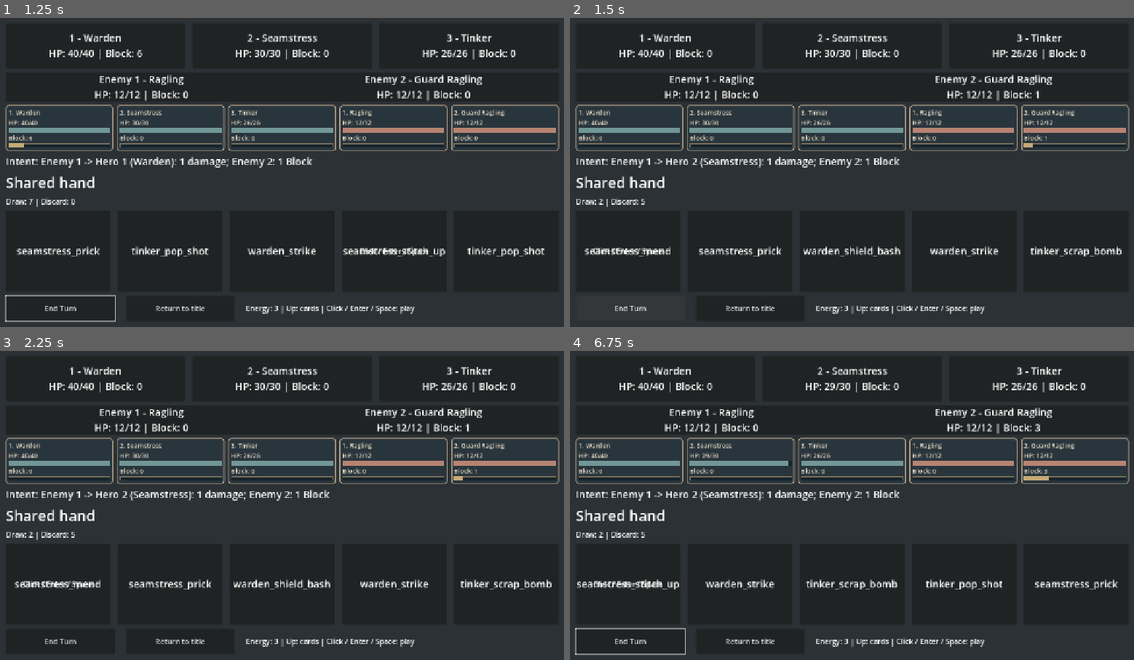
Above: before the commit, frames 1-4 (two rows, left to right).
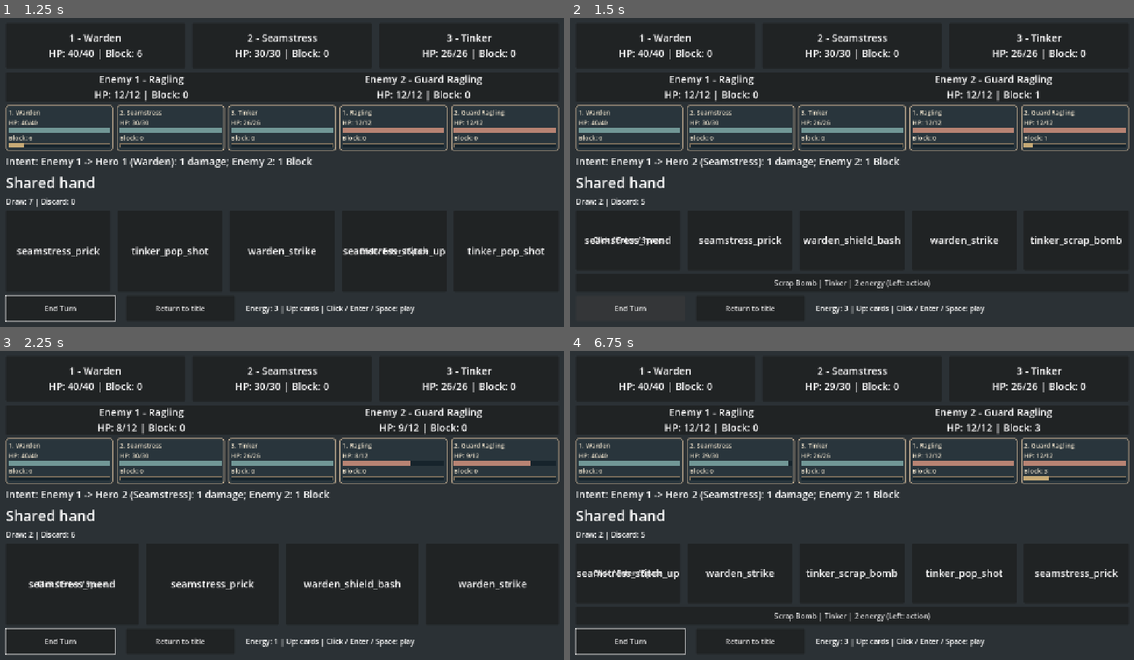
Above: after the commit, the same moments.

Repository: jcoev123-jpg/PatchworkPioneers
Game: Godot game, scene res://scenes/app.tscn
Same seed, same stepped clock (60 frames per second), same inputs: the game is played once before the commit and once after it.
Inputs (mouse positions are in pixels of both pictures, inside the frame that each line leads up to):
- Up to frame 1 (1.25 s): click "Start run" at 0.5 s
- Up to frame 2 (1.5 s): click "End Turn" at 1.25 s
- Up to frame 3 (2.25 s): click (282, 616) at 2 s, where only the run after the commit has a clickable "Scrap Bomb | Tinker | 2 energ…"
- Up to frame 4 (6.75 s): click "Return to title" at 2.75 s; click "Start run" at 3.5 s; tap Enter (ui_accept) at 4.25, 4.52, 5, 5.27, 6.5 s; move the mouse to (981, 490) at 4.27 s; hold Up 4.28-5.03 s; tap Tab at 4.35, 5.3, 5.85 s; click (981, 490) at 4.42 s; tap Space at 4.55, 5.1, 6.6 s; move the mouse to (733, 520) at 5.02 s; hold Left 5.03-5.78 s; click (733, 520) at 5.17 s; move the mouse to (908, 434) at 5.77 s; hold Up from 5.78 s (still down); click (908, 434) at 5.92 s; move the mouse to (823, 570) at 6.52 s; click (823, 570) at 6.67 s

Frame 1 is identical in both runs. In frame 2, 2.6% of the frame differs, in the area x 2-98%, y 70-88%; in frame 3, 2.5%; in frame 4, 2.6%.

Commit message:
Patchwork Pioneers cycle 019: Play Scrap Bomb from the live shared hand
Accepted by relay v2 (Claude final review, tests green).

Diff:
--- a/scenes/app.tscn
+++ b/scenes/app.tscn
@@ -1,9 +1,10 @@
-[gd_scene load_steps=5 format=3]
+[gd_scene load_steps=6 format=3]
 
 [ext_resource type="Script" path="res://scripts/app.gd" id="1"]
 [ext_resource type="Script" path="res://scripts/live_enemy_roster.gd" id="2"]
 [ext_resource type="Script" path="res://scripts/live_support_hand.gd" id="3"]
 [ext_resource type="Script" path="res://scripts/live_combat_meters.gd" id="4"]
+[ext_resource type="Script" path="res://scripts/live_area_attack_action.gd" id="5"]
 
 [node name="App" type="Control"]
 layout_mode = 3
@@ -22,3 +23,6 @@
 
 [node name="LiveCombatMeters" type="Node" parent="."]
 script = ExtResource("4")
+
+[node name="LiveAreaAttackAction" type="Node" parent="."]
+script = ExtResource("5")
--- /dev/null
+++ b/scripts/live_area_attack_action.gd
@@ -0,0 +1,125 @@
+extends Node
+## Presentation and session guards only; CombatAreaAttacks owns the transaction.
+
+var button: Button
+var _battle: Control
+var _deck: CombatDeck
+var _party: CombatParty
+var _enemies: CombatEnemies
+var _result: CombatBattleResult
+var _rng: RandomNumberGenerator
+var _token := 0
+var _queued := false
+var _callback: Callable
+var _play := CombatAreaAttacks.new()
+
+
+func _ready() -> void:
+	get_parent().start_run_requested.connect(_sync_battle, CONNECT_DEFERRED)
+
+
+func _process(_delta: float) -> void:
+	_sync_battle()
+
+
+func _sync_battle() -> void:
+	var app = get_parent()
+	if app.deck == null or app.party == null or app.enemies == null or app.battle_result == null \
+			or not is_instance_valid(app.battle_view) or not app.deck.hand.has(CombatAreaAttacks.SCRAP_BOMB_ID):
+		_clear()
+		return
+	if _battle != app.battle_view or _deck != app.deck or _party != app.party \
+			or _enemies != app.enemies or _result != app.battle_result or _rng != app.run_rng:
+		_clear()
+		_battle = app.battle_view
+		_deck = app.deck
+		_party = app.party
+		_enemies = app.enemies
+		_result = app.battle_result
+		_rng = app.run_rng
+		_battle.tree_exiting.connect(_clear, CONNECT_ONE_SHOT)
+		button = Button.new()
+		button.name = "ScrapBombAction"
+		var definition := StarterCards.new().get_definition(CombatAreaAttacks.SCRAP_BOMB_ID)
+		button.text = "%s | Tinker | %d energy (Left: action)" % [definition.display_name, definition.cost]
+		button.custom_minimum_size = Vector2(0, 40)
+		# A separate row beside the actions avoids widening their existing energy readout.
+		var actions: Control = app.end_turn_button.get_parent()
+		var column := actions.get_parent()
+		column.add_child(button)
+		column.move_child(button, actions.get_index())
+		_callback = _on_pressed.bind(_token)
+		button.pressed.connect(_callback)
+		for control in [app.end_turn_button, app.return_button]:
+			control.focus_neighbor_left = control.get_path_to(button)
+		button.focus_neighbor_right = button.get_path_to(app.return_button)
+		button.focus_neighbor_bottom = button.get_path_to(app.end_turn_button)
+		button.focus_next = button.get_path_to(app.end_turn_button)
+		button.focus_previous = button.get_path_to(app.return_button)
+	button.disabled = _queued or not _eligible()
+
+
+func _eligible() -> bool:
+	var app = get_parent()
+	if not is_instance_valid(button) or not is_instance_valid(_battle):
+		return false
+	if app.battle_view != _battle or app.deck != _deck or app.party != _party \
+			or app.enemies != _enemies or app.battle_result != _result or app.run_rng != _rng:
+		return false
+	if not button.is_visible_in_tree() or not _battle.is_visible_in_tree() or not _battle.is_ancestor_of(button):
+		return false
+	if _result._party != _party or _result._enemies != _enemies or not _result.can_continue():
+		return false
+	if not _deck.turn_active or not _party.is_valid() or not _enemies.is_valid() \
+			or _party.is_defeated() or _enemies.is_victorious():
+		return false
+	var definition := StarterCards.new().get_definition(CombatAreaAttacks.SCRAP_BOMB_ID)
+	if not _deck.hand.has(definition.id) or _deck.energy < definition.cost:
+		return false
+	for hero in _party.get_heroes():
+		if hero.id == definition.owner:
+			return hero.hp > 0 and hero.position in definition.from_positions
+	return false
+
+
+func _on_pressed(token: int) -> void:
+	if token != _token or _queued or not is_instance_valid(button) or button.disabled or not _eligible():
+		return
+	_queued = true
+	button.disabled = true
+	# Hand controls may be freed by refresh, outside the GUI input dispatch.
+	_activate.call_deferred(token)
+
+
+func _activate(token: int) -> void:
+	if token != _token or not _queued:
+		return
+	_queued = false
+	if _eligible() and _play.play_scrap_bomb(_deck, _party, _enemies):
+		get_parent()._refresh_hand()
+		get_parent().end_turn_button.grab_focus()
+	_sync_battle()
+
+
+func _clear() -> void:
+	_token += 1
+	_queued = false
+	if is_instance_valid(_battle) and _battle.tree_exiting.is_connected(_clear):
+		_battle.tree_exiting.disconnect(_clear)
+	if is_instance_valid(button):
+		if button.pressed.is_connected(_callback):
+			button.pressed.disconnect(_callback)
+		var app = get_parent()
+		for control in [app.end_turn_button, app.return_button]:
+			if is_instance_valid(control):
+				control.focus_neighbor_left = NodePath()
+		button.get_parent().remove_child(button)
+		button.queue_free()
+	button = null
+	_callback = Callable()
+	_battle = null
+	_deck = null
+	_party = null
+	_enemies = null
+	_result = null
+	_rng = null
--- /dev/null
+++ b/tests/live_area_attack_action_test.gd
@@ -0,0 +1,313 @@
+extends SceneTree
+
+const ID := CombatAreaAttacks.SCRAP_BOMB_ID
+var failures: Array[String] = []
+var checks := 0
+var app
+var presenter
+
+
+func _initialize() -> void:
+	_run.call_deferred()
+
+
+func _check(condition: bool, message: String) -> void:
+	checks += 1
+	if not condition:
+		failures.append(message)
+
+
+func _frames() -> void:
+	for index in range(4):
+		await process_frame
+
+
+func _key(code: Key) -> void:
+	for pressed in [true, false]:
+		var event := InputEventKey.new()
+		event.keycode = code
+		event.pressed = pressed
+		root.push_input(event, true)
+	await _frames()
+
+
+func _mouse(control: Control) -> void:
+	var point := control.get_global_rect().get_center()
+	_check(Rect2(Vector2.ZERO, Vector2(root.size)).has_point(point), "mouse action lies in 1280x720 viewport")
+	var motion := InputEventMouseMotion.new()
+	motion.position = point
+	root.push_input(motion, true)
+	for pressed in [true, false]:
+		var event := InputEventMouseButton.new()
+		event.position = point
+		event.button_index = MOUSE_BUTTON_LEFT
+		event.pressed = pressed
+		root.push_input(event, true)
+	await _frames()
+
+
+func _state(deck: CombatDeck, party: CombatParty, enemies: CombatEnemies, rng: RandomNumberGenerator) -> Array:
+	return [deck.draw_pile.duplicate(), deck.hand.duplicate(), deck.discard_pile.duplicate(),
+		deck.energy, deck.turn_active, party.get_heroes(), enemies.get_enemies(), rng.seed, rng.state]
+
+
+func _live() -> Array:
+	return [_state(app.deck, app.party, app.enemies, app.run_rng), app.enemy_attacks.duplicate(true),
+		app.enemy_intents.get_intents(), app.enemy_intents._turn_index]
+
+
+func _start() -> bool:
+	app.start_button.pressed.emit()
+	await _frames()
+	if "--inject-missing-action" in OS.get_cmdline_user_args() and is_instance_valid(presenter.button):
+		presenter.button.free()
+	var valid: bool = app.deck != null and app.party != null and app.enemies != null \
+		and app.battle_result != null and is_instance_valid(presenter.button)
+	_check(valid, "real start mounts Scrap Bomb with complete real models")
+	if valid:
+		_check(app.deck.turn_active and app.deck.hand.has(ID) and app.deck.energy == 3
+			and not presenter.button.disabled and presenter.button.is_visible_in_tree(), "otherwise playable seeded hand")
+	return valid
+
+
+func _visible() -> void:
+	var ids: Array[String] = []
+	for panel in app.hand_view.get_children():
+		ids.append(panel.get_child(0).text)
+		if panel.get_child(0).text == ID:
+			_check(panel.gui_input.get_connections().is_empty(), "attack hand panel has no input handlers")
+	_check(ids == app.deck.hand, "visible hand matches actual hand")
+	_check(app.pile_label.text == "Draw: %d | Discard: %d" % [app.deck.draw_pile.size(), app.deck.discard_pile.size()], "visible piles refreshed")
+	var support = app.get_node("LiveSupportHand")
+	_check(is_instance_valid(support.energy_label) and support.energy_label.is_visible_in_tree()
+		and support.energy_label.text.begins_with("Energy: %d |" % app.deck.energy), "visible shared energy refreshed")
+	var meters = app.get_node("LiveCombatMeters")
+	_check(is_instance_valid(meters.row), "mounted combat meter row exists")
+	if is_instance_valid(meters.row):
+		if "--inject-wrong-meter" in OS.get_cmdline_user_args():
+			meters.row.get_child(0).hp_text.text = "wrong"
+		_check(meters.row.get_child_count() == 3 + app.enemies.get_enemies().size(), "all live actors have meters")
+		for meter in meters.row.get_children():
+			var index: int = meter.get_index()
+			var actor: Dictionary = app.party.get_hero(index + 1) if index < 3 else app.enemies.get_enemy(index - 2)
+			_check(meter.is_visible_in_tree() and meter.hp_text.text == "HP: %d/%d" % [actor.hp, actor.max_hp]
+				and meter.block_text.text == "Block: %d" % actor.block
+				and meter.hp_bar.value == actor.hp and meter.block_bar.value == actor.block, "visible HP/Block and bars match models")
+	_check(app.result_label.is_visible_in_tree() == app.battle_result.is_finished(), "visible result follows actual outcome")
+	if app.battle_result.is_finished():
+		_check(app.result_label.text == "Battle result: " + app.battle_result.get_outcome(), "result text matches outcome")
+
+
+func _run() -> void:
+	root.size = Vector2i(1280, 720)
+	var scene := load("res://scenes/app.tscn") as PackedScene
+	_check(scene != null, "real scene loads")
+	if scene == null:
+		_finish()
+		return
+	app = scene.instantiate()
+	root.add_child(app)
+	await _frames()
+	presenter = app.get_node("LiveAreaAttackAction")
+	_check(presenter.button == null, "title has no bomb control")
+	var cards: Array[String] = []
+	cards.assign(JSON.parse_string(FileAccess.get_file_as_string(app.STARTER_DECK_PATH)))
+	var chosen := -1
+	for candidate in range(100):
+		var rng := RandomNumberGenerator.new()
+		rng.seed = candidate
+		var deck := CombatDeck.new(cards, rng)
+		deck.start_turn()
+		if ID in deck.hand:
+			chosen = candidate
+			break
+	_check(chosen >= 0, "deterministic Scrap Bomb opening found")
+	if chosen < 0:
+		app.free()
+		_finish()
+		return
+	app.run_seed = chosen
+	var replay: Array = []
+	for mode in ["mouse", "enter", "space"]:
+		if not await _start():
+			app.free()
+			_finish()
+			return
+		_check(presenter.button.text.contains("Scrap Bomb") and presenter.button.text.contains("Tinker")
+			and presenter.button.text.contains("2 energy"), "visible name owner and authored cost")
+		_visible()
+		await _key(KEY_TAB)
+		_check(app.return_button.has_focus(), "End to Return Tab preserved")
+		await _key(KEY_TAB)
+		_check(app.end_turn_button.has_focus(), "Return to End Tab preserved")
+		await _key(KEY_LEFT)
+		_check(presenter.button.has_focus(), "Left reaches mounted action from End Turn")
+		var rng := RandomNumberGenerator.new()
+		rng.seed = chosen
+		var deck := CombatDeck.new(cards, rng)
+		_check(deck.start_turn(), "independent seeded deck starts")
+		var party := CombatParty.new(app._load_party_definitions())
+		CombatStartingBlock.new(party).apply()
+		var enemies := CombatEnemies.new(app._load_enemy_definitions())
+		_check(app.enemies.gain_block(1, 2) and enemies.gain_block(1, 2), "Block fixture")
+		_check(app.enemies.apply_damage(2, 9) and enemies.apply_damage(2, 9), "second enemy has three HP")
+		var before := _live()
+		_check(CombatAreaAttacks.new().play_scrap_bomb(deck, party, enemies), "scene-free resolver accepts same fixture")
+		seed(9123)
+		var expected_global := randi()
+		seed(9123)
+		if mode == "mouse":
+			await _mouse(presenter.button)
+		else:
+			await _key(KEY_ENTER if mode == "enter" else KEY_SPACE)
+		_check(randi() == expected_global, "live play never draws global RNG")
+		_check(_state(app.deck, app.party, app.enemies, app.run_rng) == _state(deck, party, enemies, rng), "complete state equals scene-free resolver")
+		_check(app.deck.energy == 1 and app.deck.discard_pile == [ID]
+			and app.deck.hand.size() == 4, "exact two energy and one discard")
+		_check(app.enemies.get_enemy(1).hp == 10 and app.enemies.get_enemy(1).block == 0
+			and app.enemies.get_enemy(2).hp == 0 and app.enemies.get_enemy(2).position == 2, "four damage Block first and slain slot retained")
+		_check(_live().slice(1) == before.slice(1), "intents and selector unchanged")
+		_check(presenter.button == null and app.battle_result.can_continue(), "spent card removes action; surviving enemy keeps fight active")
+		_visible()
+		if replay.is_empty():
+			replay = _live()
+		else:
+			_check(_live() == replay, "same-seed restart reproduces full mouse and keyboard result")
+		app.return_button.pressed.emit()
+		await _frames()
+	await _rejections()
+	# Final living target: the existing result observer closes the deck and UI.
+	if await _start():
+		_check(app.enemies.apply_damage(1, 12) and app.enemies.apply_damage(2, 8), "slain first slot and final enemy at four HP")
+		var before := _live()
+		var expected: Array = before[0].duplicate(true)
+		expected[3] = 0 # Existing result observer ends the player turn after victory.
+		expected[4] = false
+		expected[6][1].hp = 0
+		expected[1].erase(ID)
+		expected[2].append(ID)
+		expected[2].append_array(expected[1])
+		expected[1].clear()
+		await _mouse(presenter.button)
+		_check(_live()[0] == expected and _live().slice(1) == before.slice(1), "terminal play preserves slain slot, party, intents and RNG; closes remaining hand once")
+		_check(app.enemies.is_slain(1) and app.enemies.is_slain(2)
+			and app.battle_result.get_outcome() == CombatBattleResult.VICTORY
+			and not app.deck.turn_active and app.end_turn_button.disabled, "final enemy triggers live victory")
+		_visible()
+		app.return_button.pressed.emit()
+		await _frames()
+	await _stale()
+	app.free()
+	_finish()
+
+
+func _rejections() -> void:
+	for mode in ["energy", "downed", "position", "removed", "targets", "inactive", "terminal", "hidden", "identity", "deck_identity", "enemies_identity", "rng_identity", "result_identity"]:
+		if not await _start():
+			return
+		var callback: Callable = presenter._callback
+		var token: int = presenter._token
+		# Queue while valid, then invalidate before the deferred commit.
+		callback.call()
+		_check(presenter._queued, "valid callback queues actual activation: " + mode)
+		var original_party: CombatParty = app.party
+		var original_deck: CombatDeck = app.deck
+		var original_enemies: CombatEnemies = app.enemies
+		var original_rng: RandomNumberGenerator = app.run_rng
+		if mode == "energy":
+			_check(app.deck.try_spend_energy(3), "zero energy fixture")
+		elif mode == "downed":
+			_check(app.party.apply_damage(3, 26), "Tinker is downed")
+		elif mode == "position":
+			# Valid reordered roster with Tinker in disallowed front position.
+			var definitions: Array = app._load_party_definitions()
+			var first = definitions[0]
+			definitions[0] = definitions[2]
+			definitions[2] = first
+			var misplaced := CombatParty.new(definitions)
+			app.party._heroes = misplaced.get_heroes()
+			_check(app.party.is_valid() and app.party.get_hero(1).id == "tinker", "valid mispositioned owner")
+		elif mode == "removed":
+			_check(app.deck.discard_played(ID), "card removed after queue")
+		elif mode == "targets":
+			_check(app.enemies.apply_damage(1, 12) and app.enemies.apply_damage(2, 12), "no living enemies")
+		elif mode == "inactive":
+			app.deck.combat_state.player_turn_active = false
+			_check(ID in app.deck.hand and app.deck.energy == 3, "inactive phase retains otherwise playable card and energy")
+		elif mode == "terminal":
+			for position in range(1, 4):
+				_check(app.party.apply_damage(position, 100), "down every hero")
+			_check(app.battle_result.evaluate() == CombatBattleResult.DEFEAT, "terminal result latched")
+			# Restore living heroes on the same model: only the latched result rejects.
+			var restored := CombatParty.new(app._load_party_definitions())
+			app.party._heroes = restored.get_heroes()
+			_check(not app.party.is_defeated() and app.party.get_hero(3).hp > 0
+				and app.deck.turn_active and ID in app.deck.hand, "terminal guard isolated from owner and deck eligibility")
+		elif mode == "hidden":
+			app.battle_view.hide()
+		elif mode == "identity":
+			app.party = CombatParty.new(app._load_party_definitions())
+		elif mode == "deck_identity":
+			var replacement := CombatDeck.new(app.deck.hand, app.run_rng)
+			_check(replacement.start_turn() and ID in replacement.hand, "replacement deck otherwise holds playable card")
+			app.deck = replacement
+		elif mode == "enemies_identity":
+			app.enemies = CombatEnemies.new(app._load_enemy_definitions())
+		elif mode == "rng_identity":
+			app.run_rng = RandomNumberGenerator.new()
+			app.run_rng.seed = app.run_seed
+		elif mode == "result_identity":
+			app.battle_result = CombatBattleResult.new(app.party, app.enemies)
+		var before := _live()
+		var old_state := _state(original_deck, original_party, original_enemies, original_rng)
+		presenter._activate(token)
+		callback.call()
+		_check(_live() == before and _state(original_deck, original_party, original_enemies, original_rng) == old_state, "rejection preserves complete state: " + mode)
+		app.return_button.pressed.emit()
+		await _frames()
+	# Duplicates must be gated even if another copy and sufficient energy remain.
+	if await _start():
+		app.deck.hand.append(ID)
+		app.deck.combat_state.energy = 6
+		var callback: Callable = presenter._callback
+		callback.call()
+		callback.call()
+		await _frames()
+		_check(app.deck.energy == 4 and app.deck.discard_pile == [ID]
+			and app.deck.hand.count(ID) == 1 and app.enemies.get_enemy(1).hp == 8, "duplicate callbacks resolve exactly once with playable extra copy")
+		app.return_button.pressed.emit()
+		await _frames()
+
+
+func _stale() -> void:
+	if not await _start():
+		return
+	var callback: Callable = presenter._callback
+	var old_button: Button = presenter.button
+	var deck: CombatDeck = app.deck
+	var party: CombatParty = app.party
+	var enemies: CombatEnemies = app.enemies
+	var rng: RandomNumberGenerator = app.run_rng
+	var before := _state(deck, party, enemies, rng)
+	callback.call()
+	app.return_button.pressed.emit()
+	_check(presenter.button == null and presenter._deck == null and presenter._party == null
+		and presenter._enemies == null and presenter._result == null, "Return immediately clears controls and model references")
+	old_button.pressed.emit()
+	callback.call()
+	if not await _start():
+		return
+	var fresh := _live()
+	callback.call()
+	await _frames()
+	_check(_live() == fresh and _state(deck, party, enemies, rng) == before, "stale Return and deferred callbacks preserve both sessions")
+	_check(app.title_view.visible == false and is_instance_valid(presenter.button), "new session retains its own action")
+	app.return_button.pressed.emit()
+	await _frames()
+
+
+func _finish() -> void:
+	for failure in failures:
+		printerr("FAIL: " + failure)
+	print("live_area_attack_action_test: %d checks, %d failures" % [checks, failures.size()])
+	quit(0 if failures.is_empty() else 1)
Not shown, added: scripts/live_area_attack_action.gd.uid
Not shown, added: tests/live_area_attack_action_test.gd.uid
